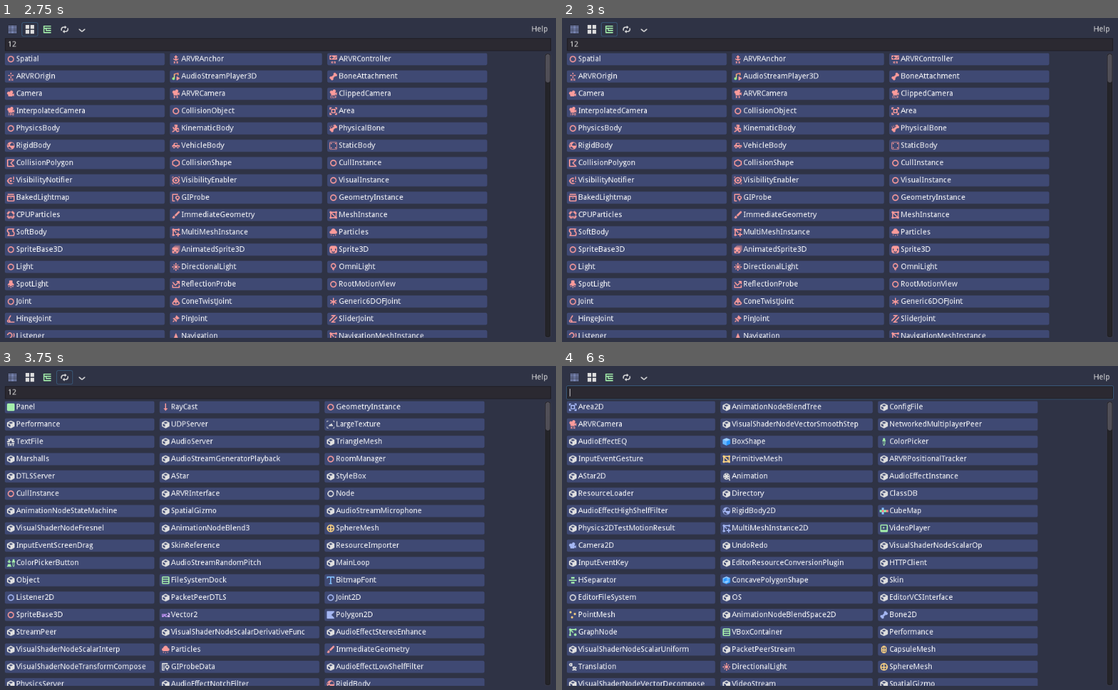
Above: before the commit, frames 1-4 (two rows, left to right).
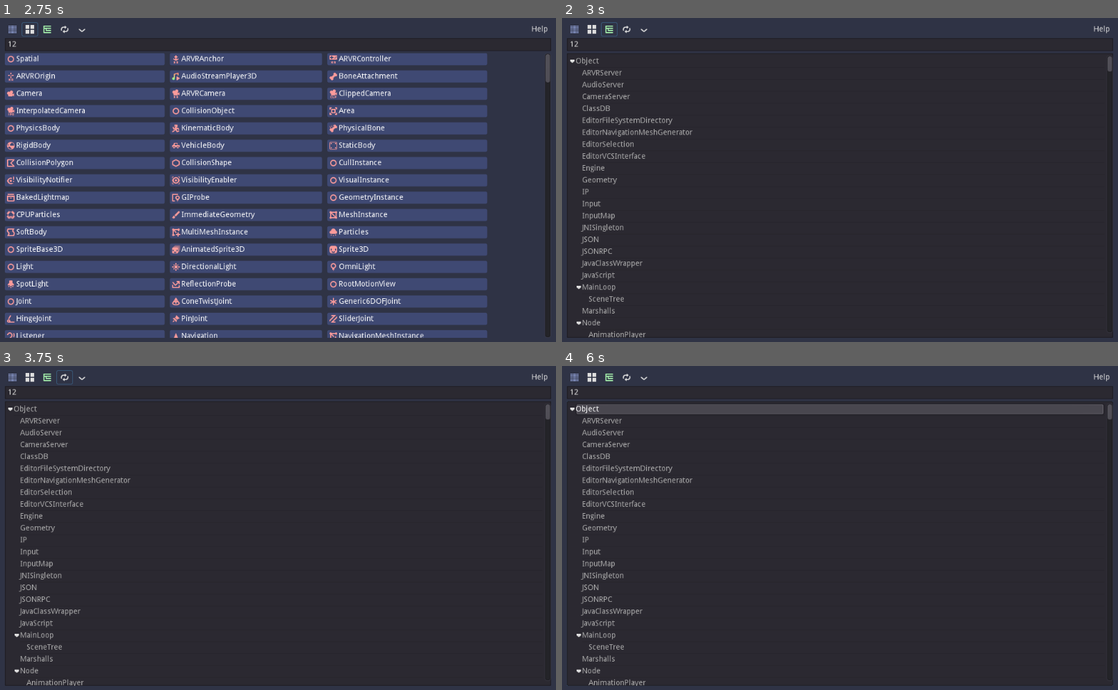
Above: after the commit, the same moments.

Repository: andrew-wilkes/gdscript-class-explorer
Game: Godot game, scene res://Main.tscn
Same seed, same stepped clock (60 frames per second), same inputs: the game is played once before the commit and once after it.
Inputs (mouse positions are in pixels of both pictures, inside the frame that each line leads up to):
- Up to frame 1 (2.75 s): click (278, 43) at 0.52 s; type "12" at 0.6 s; click (11, 30) at 1.25 s; click (27, 30) at 2 s
- Up to frame 2 (3 s): click (606, 30) at 2.75 s
- Up to frame 3 (3.75 s): click (66, 378) at 3.5 s
- Up to frame 4 (6 s): click (645, 378) at 4.25 s; click (639, 408) at 5 s, where only the run before the commit has a clickable "Panel"; click (1090, 382) at 5.75 s, where only the run before the commit has a clickable "Home"

Frame 1 is identical in both runs. In frame 2, 58% of the frame differs, in the area x 0-100%, y 10-99%; in frame 3, 57%; in frame 4, 57%.

Commit message:
Add tree view

Diff:
--- a/src/Main.gd
+++ b/src/Main.gd
@@ -17,6 +17,7 @@
 var item_desc = {}
 var class_details_scene = preload("res://ClassDetails.tscn")
 var grid
+var the_tree
 var b_container
 var link_icon = preload("res://assets/icons/icon_instance.svg")
 var icons = {}
@@ -36,6 +37,12 @@
 	h.scancode = KEY_H
 	$VBox/Menu/Help.shortcut = h
 	grid = $VBox/BC/Grid
+	the_tree = $VBox/Tree
+	var root = the_tree.create_item()
+	build_tree(the_tree, root, "Object")
+	for key in Data.class_tree.keys():
+		if Data.class_tree[key].size() == 1 and Data.class_tree[key][0].length() == 0:
+			build_tree(the_tree, root, key)
 	b_container = $VBox/BC
 	# Add buttons and build icon list
 	for cname in Data.classes.keys():
@@ -47,16 +54,29 @@
 	map_icons("Object")
 	map_other_icons()
 	button_color = grid.get_child(0).modulate
+	update_weighted_labels()
 	match Data.settings.list_mode:
 		LIST_MODE.ALPHA:
-			update_weighted_labels()
+			set_tree_visibility(false)
 		LIST_MODE.GROUP:
 			update_labels_by_group()
+			set_tree_visibility(false)
 		LIST_MODE.RAND:
 			randomize_buttons()
+			set_tree_visibility(false)
+		LIST_MODE.TREE:
+			set_tree_visibility(true)
 	clear_search_box()
 	grid.columns = 1
 	call_deferred("arrange_controls")
+
+func set_tree_visibility(show):
+	if show:
+		$VBox/Tree.show()
+		$VBox/BC.hide()
+	else:
+		$VBox/Tree.hide()
+		$VBox/BC.show()
 
 
 func get_icon_files():
@@ -128,17 +148,17 @@
 			unweighted_items.append(class_item)
 	weights.sort()
 	weights.invert()
-	var i = 0
+	var idx = 0
 	for weight in weights:
 		for item in weighted_items: # Find first item with this weight
 			if item.weight == weight:
-				configure_button(item, i, class_text_highlight_color)
+				configure_button(grid.get_child(idx), item, class_text_highlight_color)
 				item.weight = 0 # Skip this item for this weight from now on
 				break
-		i += 1
+		idx += 1
 	for item in unweighted_items:
-		configure_button(item, i)
-		i += 1
+		configure_button(grid.get_child(idx), item)
+		idx += 1
 
 
 func update_labels_by_group():
@@ -160,7 +180,17 @@
 	items.shuffle()
 	var idx = 0
 	for item in items:
-		configure_button(item, idx)
+		configure_button(grid.get_child(idx), item)
+		idx += 1
+
+
+func build_tree(tree: Tree, tree_item: TreeItem, cname):
+	var item = tree.create_item(tree_item)
+	item.set_text(0, cname)
+	var idx = 0
+	for child in Data.class_tree[cname]:
+		if idx > 0:
+			build_tree(tree, item, child)
 		idx += 1
 
 
@@ -168,7 +198,7 @@
 	# Skip child nodes of Node if already processed
 	if others and cname in node_groups:
 		return idx
-	configure_button(Data.get_user_class(cname), idx)
+	configure_button(grid.get_child(idx), Data.get_user_class(cname))
 	idx += 1
 	for i in range(1, Data.class_tree[cname].size()):
 		var child = Data.class_tree[cname][i]
@@ -176,8 +206,7 @@
 	return idx
 
 
-func configure_button(item: ClassItem, idx: int, text_color: Color = class_text_normal_color):
-	var button: Button = grid.get_child(idx)
+func configure_button(button: Button, item: ClassItem, text_color: Color = class_text_normal_color):
 	button.text = item.keyword
 	button.hint_tooltip = get_brief_description(item.keyword)
 	button.set("custom_colors/font_color", text_color)
@@ -243,6 +272,7 @@
 	if Data.settings.list_mode != LIST_MODE.ALPHA:
 		Data.settings.list_mode = LIST_MODE.ALPHA
 		Data.settings_changed = true
+		set_tree_visibility(false)
 		update_weighted_labels()
 
 
@@ -251,6 +281,7 @@
 		Data.settings.group_mode = posmod(Data.settings.group_mode + 1, node_groups.size())
 	else:
 		Data.settings.list_mode = LIST_MODE.GROUP
+		set_tree_visibility(false)
 	Data.settings_changed = true
 	update_labels_by_group()
 
@@ -259,6 +290,7 @@
 	if Data.settings.list_mode != LIST_MODE.TREE:
 		Data.settings.list_mode = LIST_MODE.TREE
 		Data.settings_changed = true
+		set_tree_visibility(true)
 
 
 func _on_Random_pressed():
@@ -266,7 +298,6 @@
 	var _arr = rand_seed(Data.settings.rseed)
 	Data.settings_changed = true
 	randomize_buttons()
-
 
 
 func _on_Reset_pressed():
--- a/src/Main.tscn
+++ b/src/Main.tscn
@@ -27,7 +27,7 @@
 
 [node name="Menu" type="HBoxContainer" parent="VBox"]
 margin_right = 1006.0
-margin_bottom = 20.0
+margin_bottom = 24.0
 
 [node name="Items" type="ToolButton" parent="VBox/Menu"]
 margin_right = 28.0
@@ -66,24 +66,24 @@
 [node name="sp" type="Control" parent="VBox/Menu"]
 margin_left = 160.0
 margin_right = 960.0
-margin_bottom = 20.0
+margin_bottom = 24.0
 size_flags_horizontal = 3
 
 [node name="Help" type="MenuButton" parent="VBox/Menu"]
 margin_left = 964.0
 margin_right = 1006.0
-margin_bottom = 20.0
+margin_bottom = 24.0
 text = "Help"
 
 [node name="SS" type="LineEdit" parent="VBox"]
-margin_top = 24.0
-margin_right = 1006.0
-margin_bottom = 48.0
+margin_top = 28.0
+margin_right = 1006.0
+margin_bottom = 52.0
 
 [node name="BC" type="ScrollContainer" parent="VBox"]
-margin_top = 52.0
-margin_right = 1006.0
-margin_bottom = 582.0
+margin_top = 56.0
+margin_right = 1006.0
+margin_bottom = 317.0
 size_flags_horizontal = 3
 size_flags_vertical = 3
 scroll_horizontal_enabled = false
@@ -91,6 +91,14 @@
 [node name="Grid" type="GridContainer" parent="VBox/BC"]
 custom_constants/vseparation = 10
 custom_constants/hseparation = 10
+
+[node name="Tree" type="Tree" parent="VBox"]
+margin_top = 321.0
+margin_right = 1006.0
+margin_bottom = 582.0
+size_flags_horizontal = 3
+size_flags_vertical = 3
+hide_root = true
 
 [node name="c" type="CanvasLayer" parent="."]
 
